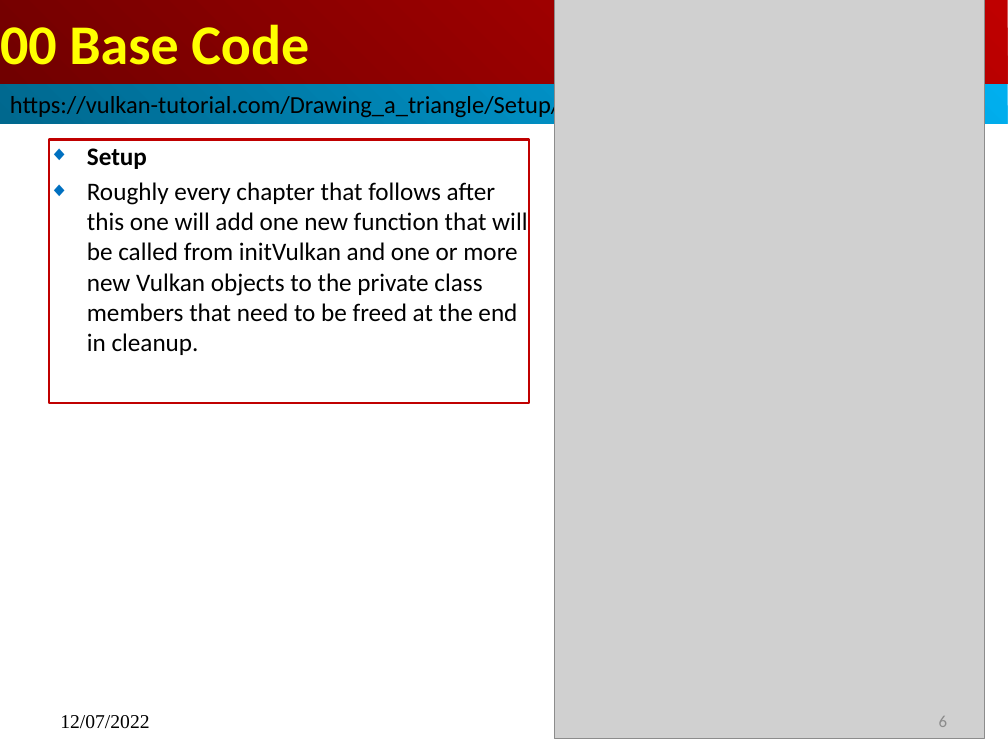
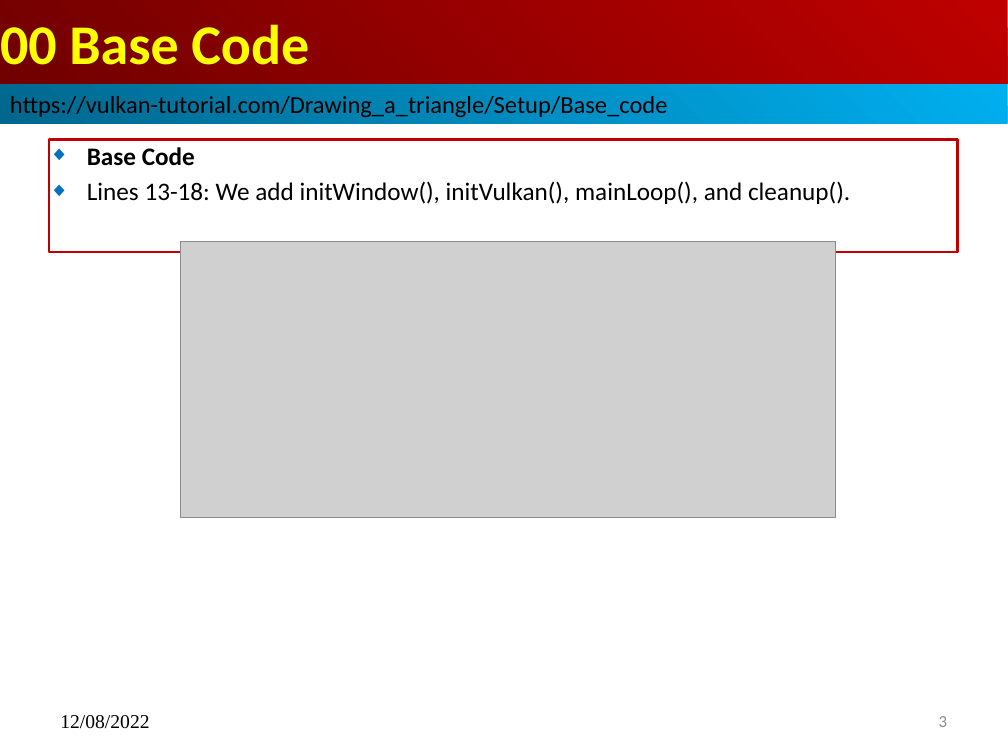
Before and after one commit to peterhchen/015_Vulkan_OpenGL, a slide deck: slide 3 of 00_base_code.pptx (slide 6 before the commit). Drawn at 1008x756 pixels with LibreOffice and Linux fonts; fonts in the diff are those of the drawing; grey boxes stand for pictures. Boxes give left, top, right and bottom in pixels: in the first picture for what was removed or moved away, otherwise in the second. Text is boxed around its words. In the diff, an @@ line names an element or a change of style, - is before the commit and + after.

```diff
--- a/00_base_code.pptx
+++ b/00_base_code.pptx
@@ picture removed at <box>554,0,984,739</box> @@
@@ subtitle removed at <box>49,140,529,403</box> @@
-◆ Setup
-◆ Roughly every chapter that follows after this one will add one new function that will be called from initVulkan and one or more new Vulkan objects to the private class members that need to be freed at the end in cleanup.
@@ subtitle added at <box>49,140,958,252</box>, fill #FFFFFF, outline #C00000 2.01 pt, 18 pt, text #000000 @@
+◆ Base Code
+◆ Lines 13-18: We add initWindow(), initVulkan(), mainLoop(), and cleanup().
@@ picture added at <box>180,242,836,518</box> @@
@@ text at <box>60,715,149,729</box>: text changed @@
-12/07/2022
+12/08/2022
@@ page number at <box>939,716,947,727</box>: text changed @@
-6
+3
```
Also in this commit, not shown: 4 other slides changed, 1 slide added, 2 slides removed, 2 other files.
